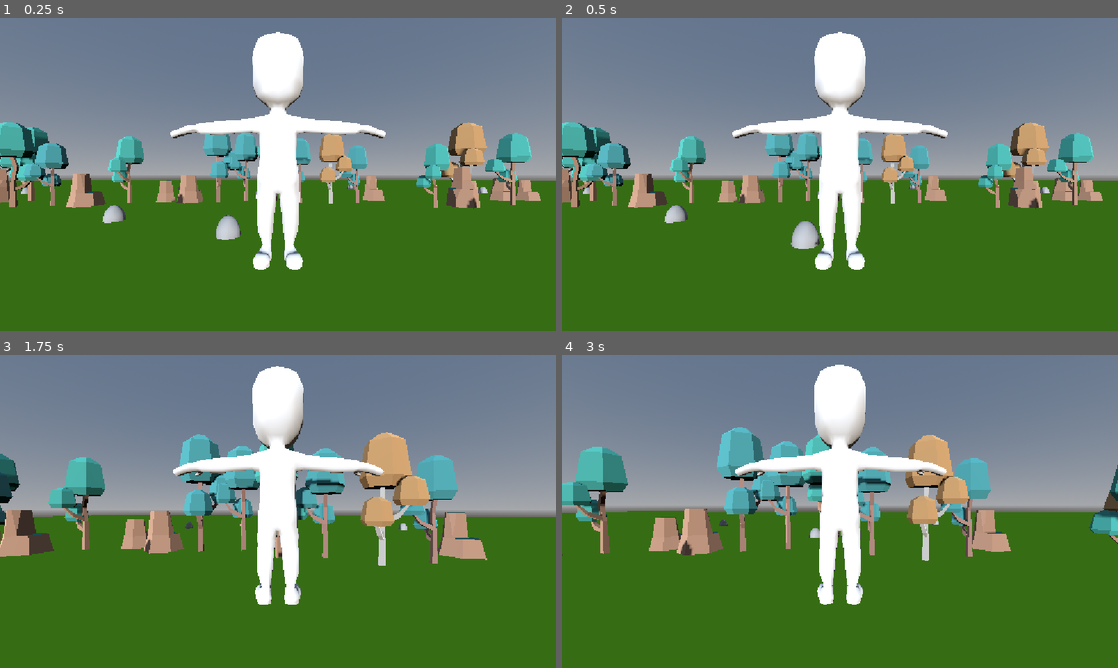
Above: before the commit, frames 1-4 (two rows, left to right).
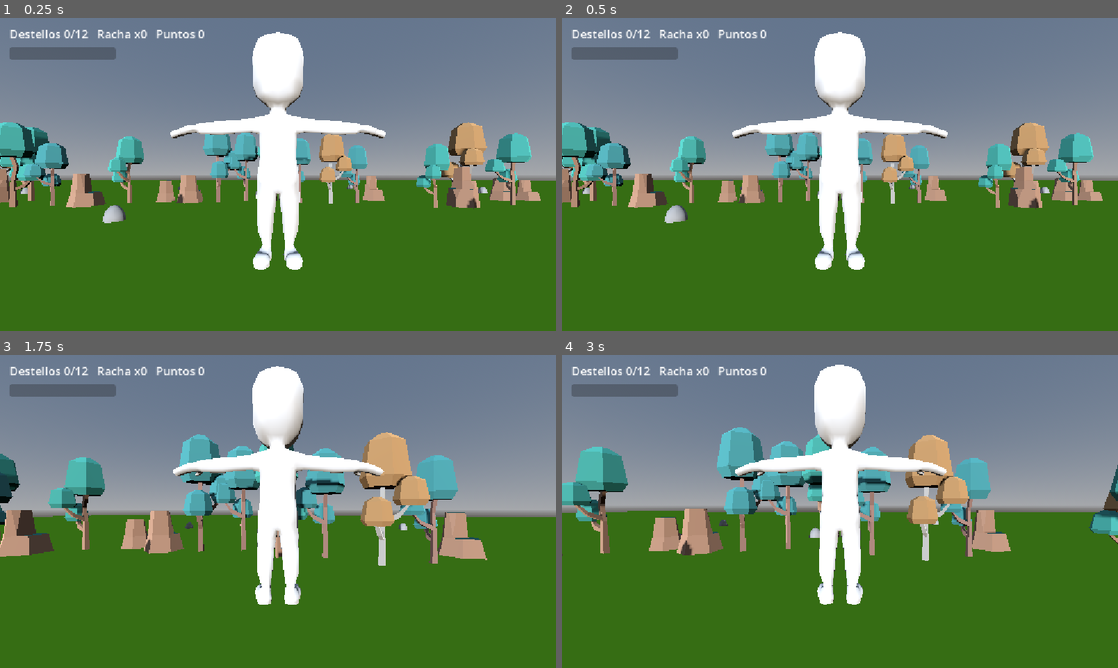
Above: after the commit, the same moments.

Repository: YudyAL/MiniMundosOficial
Game: Godot game, scene res://Escenas/isla.tscn
Same seed, same stepped clock (60 frames per second), same inputs: the game is played once before the commit and once after it.
Inputs (mouse positions are in pixels of both pictures, inside the frame that each line leads up to):
- Up to frame 1 (0.25 s): no input
- Up to frame 2 (0.5 s): no input
- Up to frame 3 (1.75 s): tap Enter at 0.5 s; move the mouse to (305, 511) at 0.52 s; hold W (move_forward) from 0.53 s (still down); tap Space (attack) at 0.6 s; move the mouse to (250, 511) at 1.27 s; tap Shift (run) at 1.35 s
- Up to frame 4 (3 s): keep holding W (move_forward); move the mouse to (851, 505) at 2.02 s; tap Space (attack) at 2.1 s; move the mouse to (834, 517) at 2.77 s; tap Shift (run) at 2.85 s

The runs differ from the first frame. In frame 1, 1.5% of the frame differs, in the area x 1-44%, y 3-71%; in frame 2, 1.6%, in the area x 1-47%, y 3-74%; in frame 3, 1.2%; in frame 4, 1.2%.

Commit message:
agrega racha de 5 s, mejor racha y señal de victoria al calmar Destellos

Diff:
--- a/game-start/Escenas/isla.tscn
+++ b/game-start/Escenas/isla.tscn
@@ -9,6 +9,7 @@
 [ext_resource type="PackedScene" uid="uid://dsfm06qpcjjwp" path="res://Assets/Bosque/tree_thin.glb" id="6_b7kie"]
 [ext_resource type="PackedScene" uid="uid://cagtvxix2oy1q" path="res://Assets/Bosque/tree_thin_dark.glb" id="7_a5so0"]
 [ext_resource type="PackedScene" uid="uid://tpmfrp5wrxwx" path="res://Assets/Bosque/tree_thin_fall.glb" id="8_g2hm4"]
+[ext_resource type="Script" uid="uid://bkfkoflrxlina" path="res://Scripts/hud.gd" id="10_pbgq2"]
 
 [sub_resource type="ProceduralSkyMaterial" id="ProceduralSkyMaterial_kh5iw"]
 
@@ -49,9 +50,6 @@
 [node name="Player" parent="." unique_id=449378462 instance=ExtResource("1_c7eiy")]
 transform = Transform3D(1, 0, 0, 0, 1, 0, 0, 0, 1, -2.6745553, -4.5, -7.8518887)
 
-[node name="Destello" parent="." unique_id=1384490060 instance=ExtResource("2_ciol1")]
-transform = Transform3D(1, 0, 0, 0, 1, 0, 0, 0, 1, -4.3640747, -4.5, -9.929248)
-
 [node name="Muro" type="Node3D" parent="." unique_id=1309687750]
 transform = Transform3D(1, 0, 0, 0, 1, 0, 0, 0, 1, 0, 0, -15)
 script = ExtResource("3_q8i56")
@@ -60,3 +58,6 @@
 [node name="DestelloSpawner" type="Node3D" parent="." unique_id=508979621]
 script = ExtResource("4_casnb")
 destello_scene = ExtResource("2_ciol1")
+
+[node name="hub" type="CanvasLayer" parent="." unique_id=1198105528]
+script = ExtResource("10_pbgq2")
--- a/game-start/Scripts/game_manager.gd
+++ b/game-start/Scripts/game_manager.gd
@@ -1,6 +1,7 @@
 extends Node
-# AUTOLOAD: Proyecto > Configuración > Autoload, nombre "Game"
-# Maneja racha, puntaje y contador de Destellos.
+
+
+signal won   # se emite al calmar los 12 Destellos
 
 const TOTAL_DESTELLOS := 12
 const STREAK_WINDOW := 5.0   # segundos para encadenar la racha
@@ -8,8 +9,10 @@
 
 var score := 0
 var streak := 0
+var best_streak := 0
 var calmed := 0
 var streak_left := 0.0
+var finished := false
 
 func _process(delta: float) -> void:
 	if streak_left > 0.0:
@@ -25,10 +28,16 @@
 	else:
 		streak = 1
 	streak_left = STREAK_WINDOW
+	best_streak = max(best_streak, streak)
 	score += BASE_POINTS * streak   # más racha = más puntos
+	if calmed >= TOTAL_DESTELLOS and not finished:
+		finished = true
+		won.emit()
 
 func reset() -> void:
 	score = 0
 	streak = 0
+	best_streak = 0
 	calmed = 0
 	streak_left = 0.0
+	finished = false
